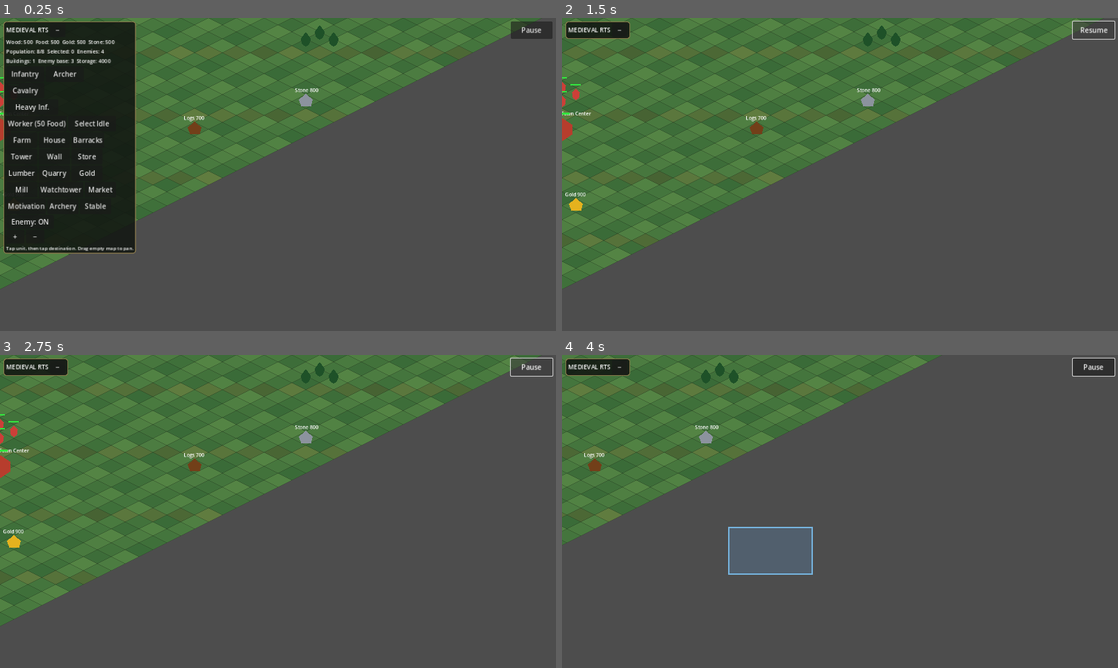
Above: before the commit, frames 1-4 (two rows, left to right).
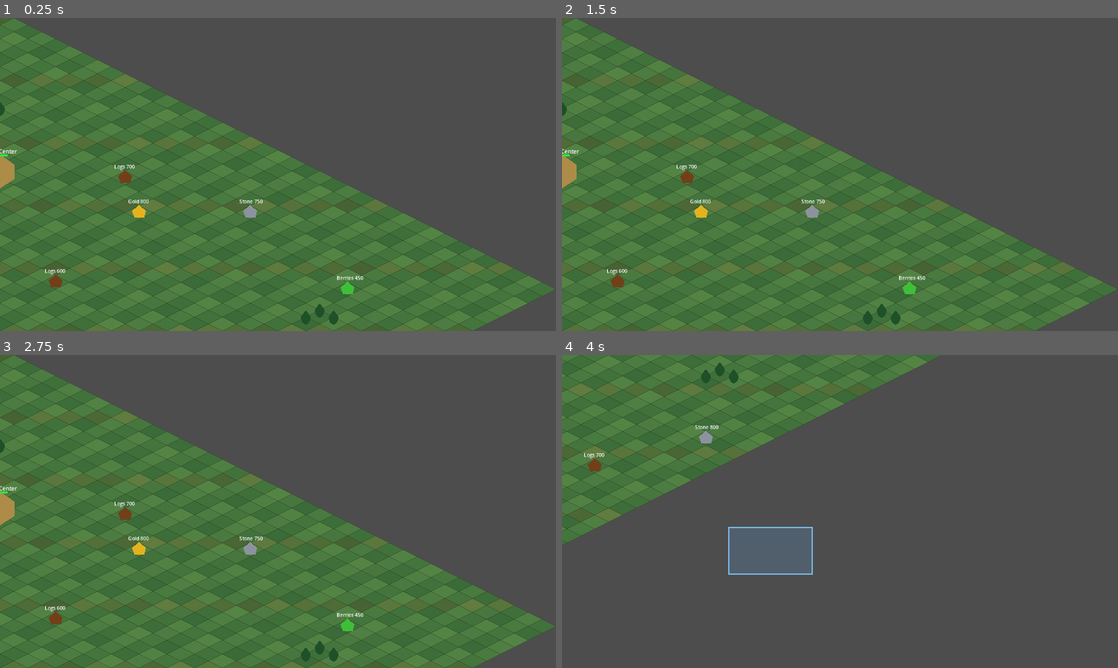
Above: after the commit, the same moments.

Repository: noub1234567-cmd/Medieval-RTS-Test
Game: Godot game, scene res://scenes/main.tscn
The game is run twice, just before and just after one commit, with the same random seed, the same clock (stepped at 60 frames per second) and the same inputs.
Inputs (mouse positions are in pixels of both pictures, inside the frame that each line leads up to):
- Up to frame 1 (0.25 s): no input
- Up to frame 2 (1.5 s): click (617, 30) at 0.5 s, where only the run before the commit has a clickable "−"; click (1095, 30) at 1.25 s, where only the run before the commit has a clickable "Pause"
- Up to frame 3 (2.75 s): click (533, 367) at 2 s, where only the run before the commit has a clickable "Resume"
- Up to frame 4 (4 s): move the mouse to (962, 495) at 2.77 s; hold D 2.78-3.5 s; click (962, 495) at 2.92 s; drag from (728, 527) to (812, 574) at 3.52 s

The runs differ from the first frame. In frame 1, 71% of the frame differs, in the area x 0-100%, y 0-100%; in frame 2, 57%; in frame 3, 57%; in frame 4, 1.1%.
Error after the commit: Parse Error: Expected statement, found "else" instead. (res://scripts/unit.gd:483)

Commit message:
Add isolated projectile attacks for archers

Diff:
--- a/scripts/unit.gd
+++ b/scripts/unit.gd
@@ -1,4 +1,6 @@
 extends Node2D
+
+const ProjectileScript = preload("res://scripts/projectile.gd")
 
 var team:int=0
 var soldier_data:Resource=null
@@ -468,7 +470,18 @@
 					target_path_timer=1.25
 				move_along_route(delta,parent,target)
 			elif attack_timer<=0.0:
-				target.take_damage(attack_damage)
+				if soldier_data!=null and soldier_data.attack_type=="ranged":
+					var projectile:Node2D=Node2D.new()
+					projectile.set_script(ProjectileScript)
+					projectile.set("target",target)
+					projectile.set("damage",attack_damage)
+					projectile.set("speed",420.0)
+					projectile.position=position+Vector2(0,-6)
+					var projectile_parent=get_parent()
+					if projectile_parent!=null:projectile_parent.add_child(projectile)
+				else:target.take_damage(attack_damage)
+				else:
+					target.take_damage(attack_damage)
 				attack_timer=attack_cooldown
 				if is_instance_valid(target) and target.health>0 and target.has_method("attack_target") and target.team!=team:target.attack_target(self)
 	if moving and target==null:
